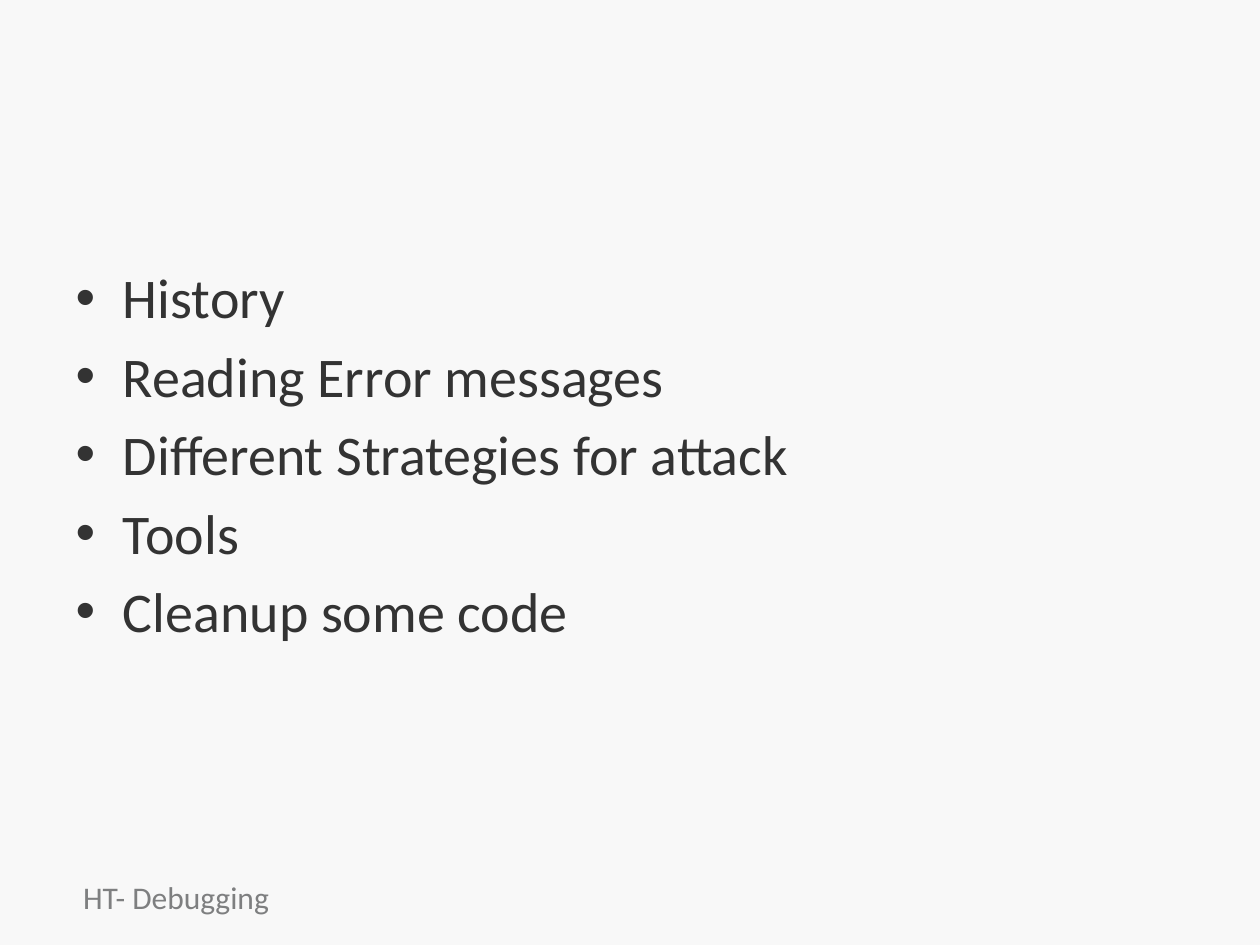
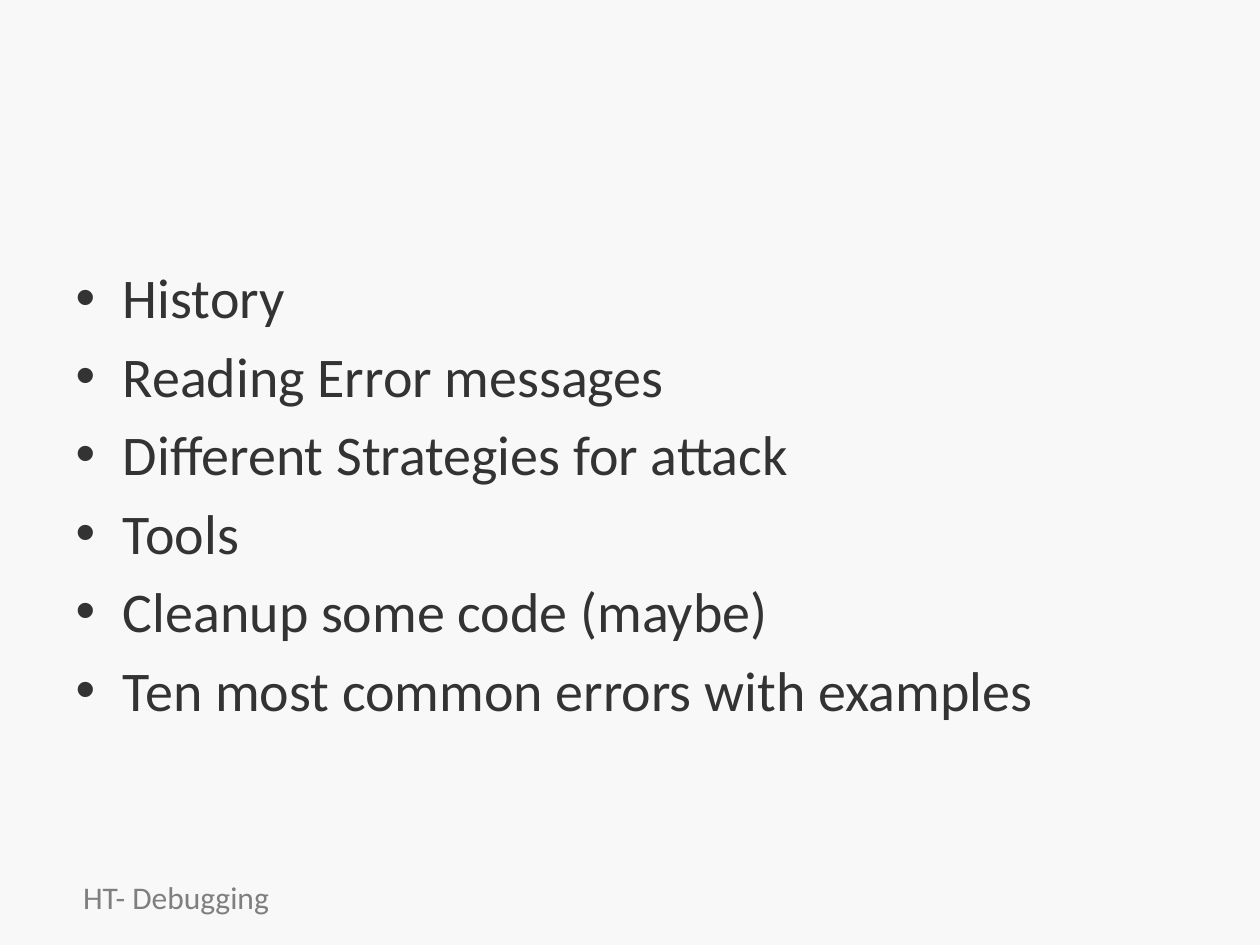
Before and after one commit to jumpcheng/debugging_notes, a slide deck: slide 2 of HT-debugging-basics.pptx. Drawn at 1260x945 pixels with LibreOffice and Linux fonts; fonts in the diff are those of the drawing; background and template pictures are left out. Boxes give left, top, right and bottom in pixels: in the first picture for what was removed or moved away, otherwise in the second. Text is boxed around its words. In the diff, an @@ line names an element or a change of style, - is before the commit and + after.

```diff
--- a/HT-debugging-basics.pptx
+++ b/HT-debugging-basics.pptx
@@ text at box(123, 591, 1032, 720): text changed @@
-• Cleanup some code
+• Cleanup some code (maybe)
+• Ten most common errors with examples
```
Also in this commit, not shown: 4 other slides changed, 1 slide added, 1 other file.
